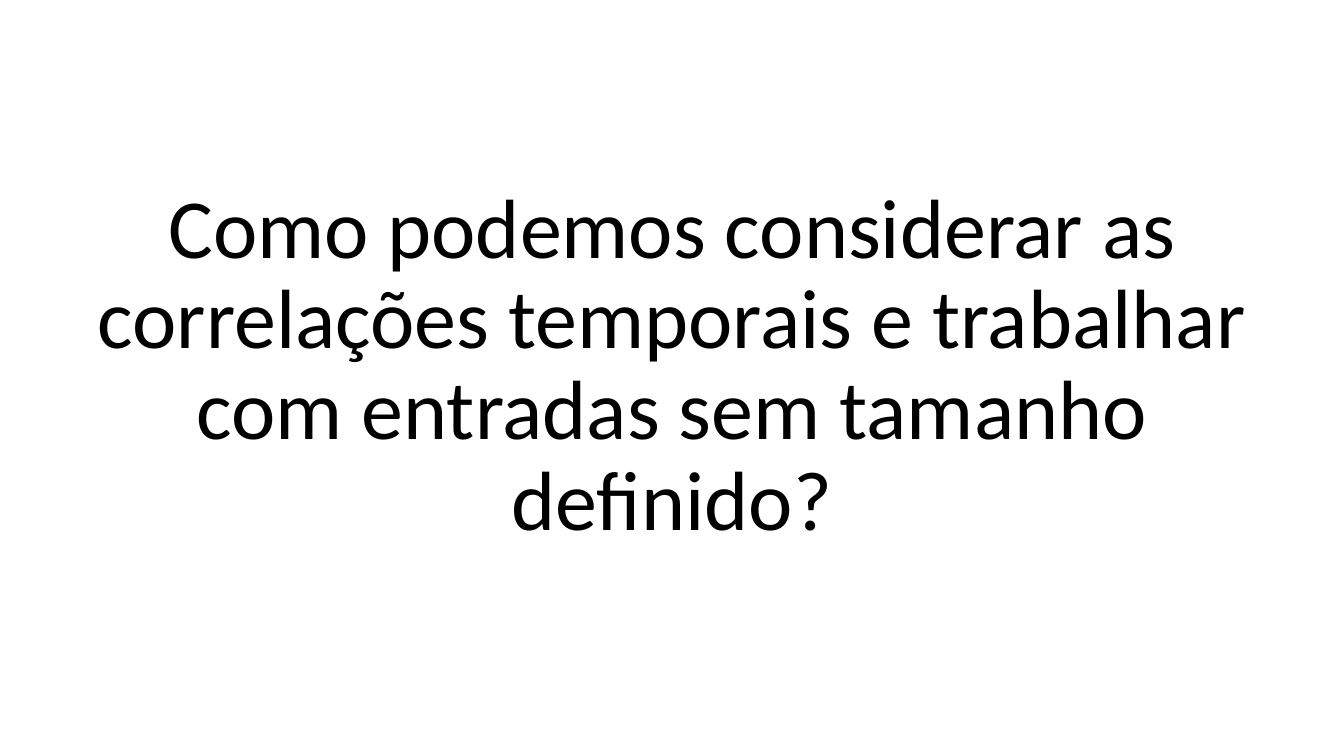
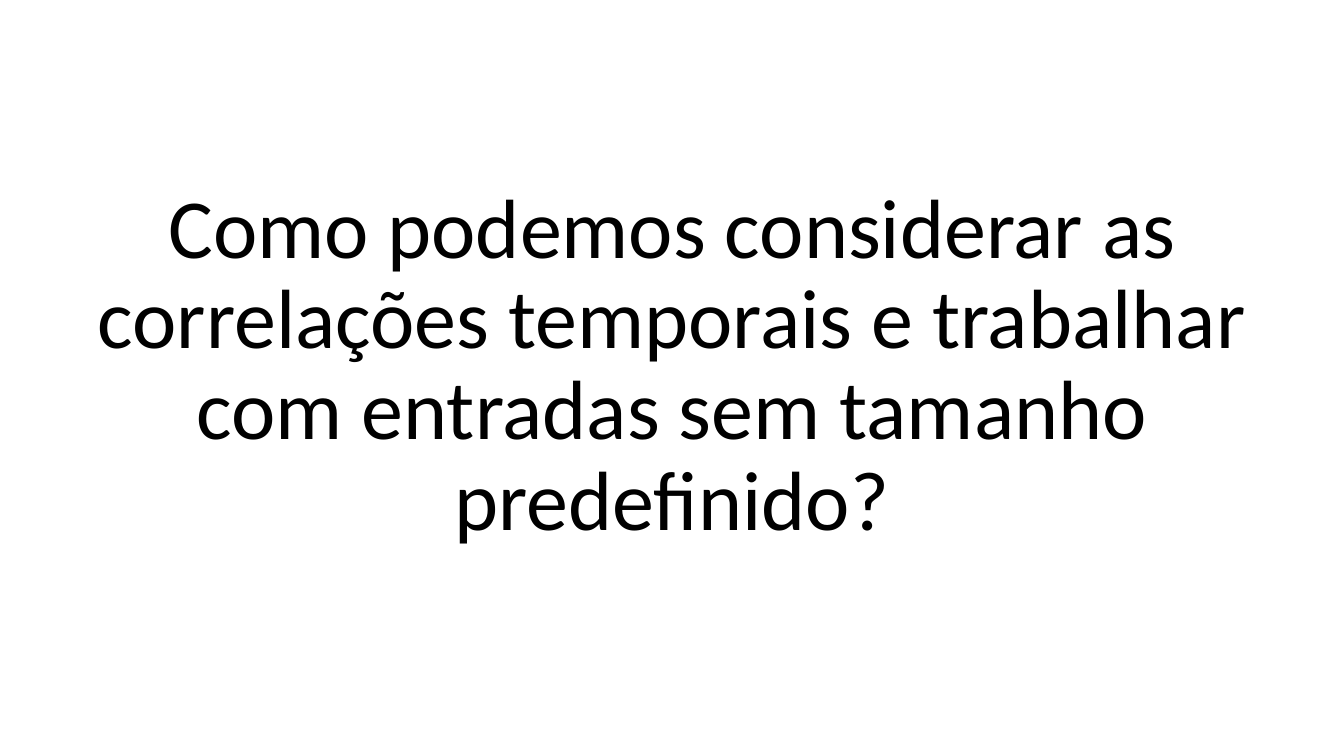
Before and after one commit to zz4fap/c24_inteligencia_artificial, a slide deck: slide 5 of slides/C24_RNN.pptx. Drawn at 1344x756 pixels with LibreOffice and Linux fonts; fonts in the diff are those of the drawing. Boxes give left, top, right and bottom in pixels: in the first picture for what was removed or moved away, otherwise in the second. Text is boxed around its words. In the diff, an @@ line names an element or a change of style, - is before the commit and + after.

```diff
--- a/slides/C24_RNN.pptx
+++ b/slides/C24_RNN.pptx
@@ text at (98, 199, 1245, 544): text changed @@
-Como podemos considerar as correlações temporais e trabalhar com entradas sem tamanho definido?
+Como podemos considerar as correlações temporais e trabalhar com entradas sem tamanho predefinido?
```
Also in this commit, not shown: 18 other slides changed, 1 other file.
